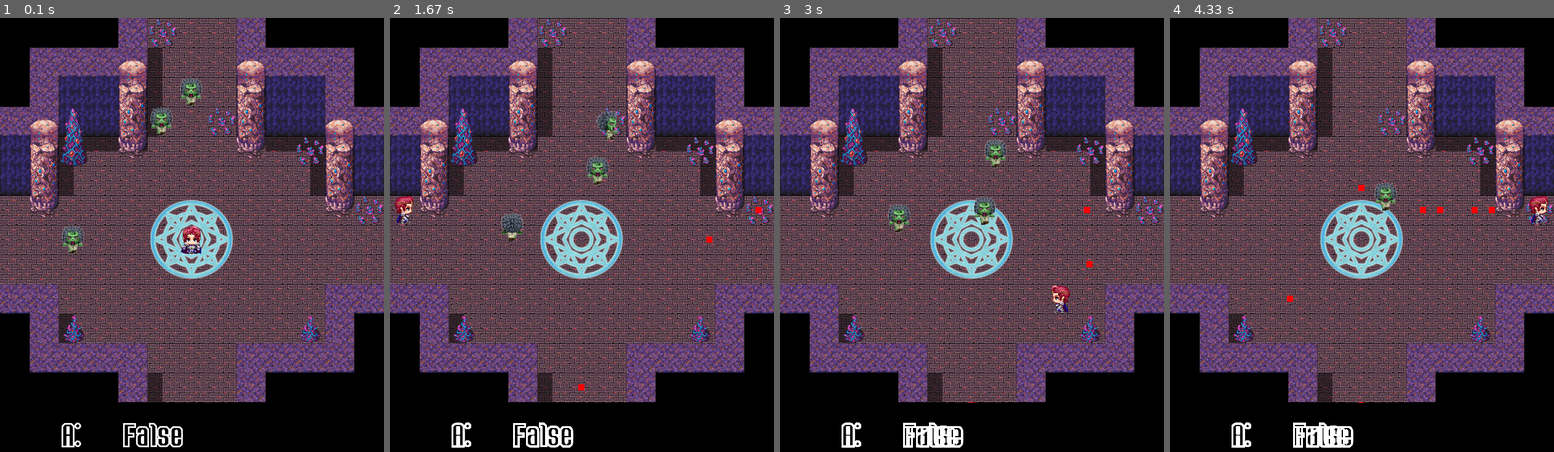
Above: before the commit, frames 1-4 (left to right).
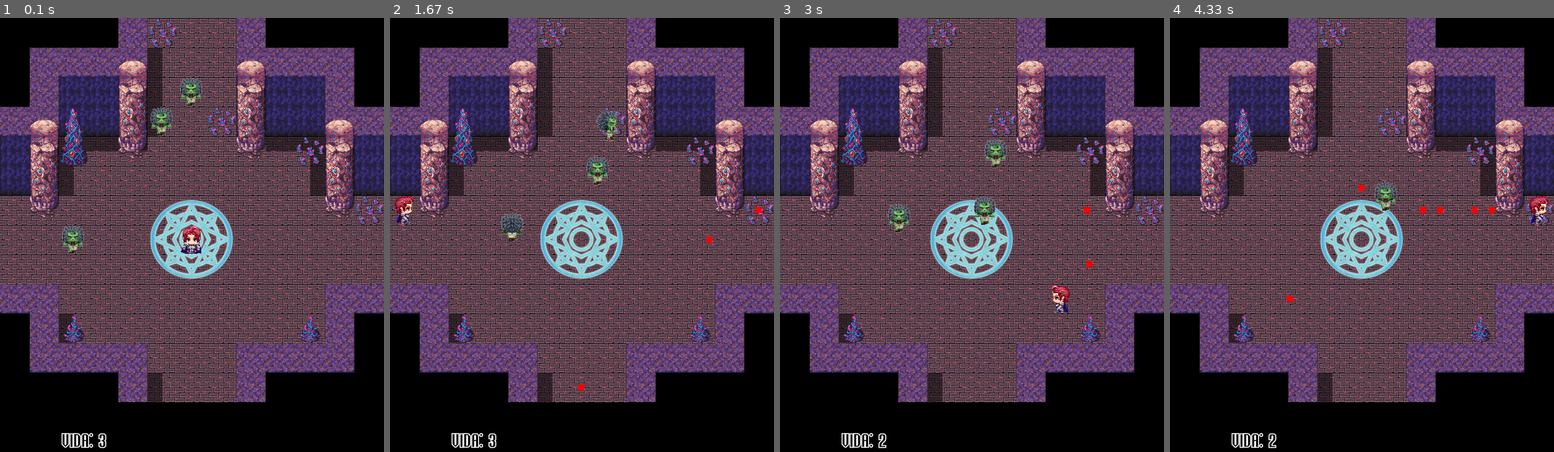
Above: after the commit, the same moments.

Repository: thais-bm/infinity-dungeon
Game: pygame game, started from game/main_game.py
Two runs of this game, one before a commit and one after it. Both use one fixed random seed, a clock stepped at 60 frames per second and the inputs below.
Inputs:
- Up to frame 1 (0.1 s): no input
- Up to frame 2 (1.67 s): tap Z at 0.33, 0.73, 1.23, 1.57 s; hold Right 0.67-1.13 s; hold Up 1.17-1.47 s; hold Right from 1.5 s (still down)
- Up to frame 3 (3 s): release Right at 1.97 s; hold Left 2-2.53 s; tap Z at 2.07, 2.37, 2.63, 2.97 s; hold Down 2.57-2.87 s; hold Left from 2.9 s (still down)
- Up to frame 4 (4.33 s): release Left at 3.3 s; hold Up 3.33-3.7 s; tap Z at 3.4, 3.8, 4.1 s; hold Right from 3.73 s (still down)

The runs differ from the first frame. In frame 1, 0.8% of the frame differs, in the area x 16-48%, y 93-100%; in frame 2, 0.8%; in frame 3, 1.0%, in the area x 16-51%, y 88-100%; in frame 4, 1.0%.

Commit message:
Fixed Bug: Life Counter was buggy

Diff:
--- a/game/phase_1.py
+++ b/game/phase_1.py
@@ -69,6 +69,7 @@
 
     # Colors
     COLOR_WHITE = (255, 255, 255)
+    COLOR_BLACK = (0, 0, 0)
     TILE_SIZE = 48
 
     class Bullet(pygame.sprite.Sprite):
@@ -89,7 +90,7 @@
                 self.rect.x -= self.speed
             elif self.direction == 'Right':
                 self.rect.x += self.speed
-            if self.rect.bottom < 0 or self.rect.top > 623 or self.rect.right < 0 or self.rect.left > 624:
+            if self.rect.bottom <= 0 or self.rect.top >= 624 or self.rect.right <= 0 or self.rect.left >= 624:
                 self.kill()
 
             for lane in range(len(maze)):
@@ -221,13 +222,13 @@
     bg = pygame.image.load('assets/assets_wall/Map003.png').convert()
 
     def show_stats():
-        font = pygame.font.Font('assets/SegaArcadeFont-Regular.ttf', 50)
-        life = font.render('A: ', True, COLOR_WHITE)
-        life_number = font.render(str(player.invulnerable), True, COLOR_WHITE)
+        stats_bg = pygame.Surface((624, 100))
+        stats_bg.fill(COLOR_BLACK)
+        font = pygame.font.Font('assets/SegaArcadeFont-Regular.ttf', 30)
+        life = font.render(f'VIDA: {player.life}', True, COLOR_WHITE)
         life_rect = life.get_rect(bottomleft=(100, 700))
-        life_number_rect = life_number.get_rect(bottomleft=(200, 700))
+        screen.blit(stats_bg, (0, 624))
         screen.blit(life, life_rect)
-        screen.blit(life_number, life_number_rect)
 
 
     def can_move(x, y):
